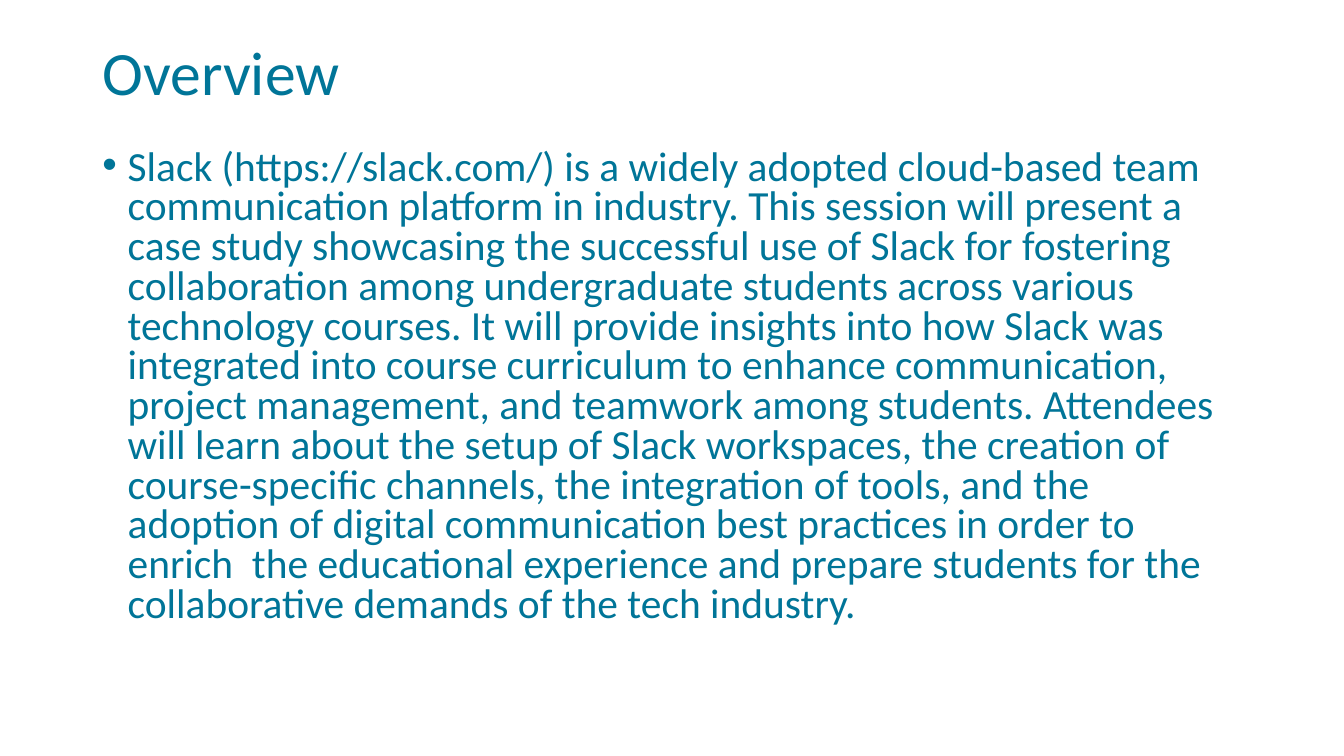
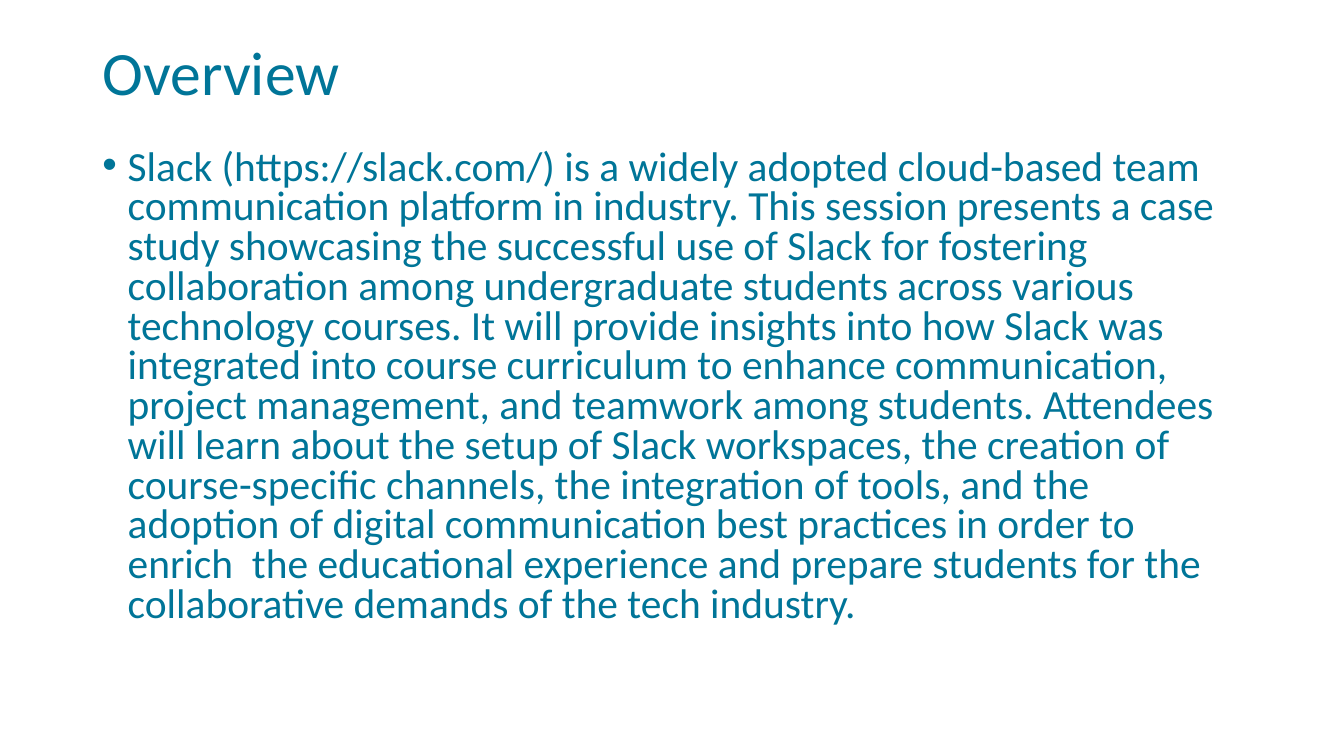
Before and after one commit to FSCJ-FacultyDev/HITEC2024, a slide deck: slide 2 of LeveragingSlackForStudentCollaboration.pptx. Drawn at 1344x756 pixels with LibreOffice and Linux fonts; fonts in the diff are those of the drawing; background and template pictures are left out. Boxes give left, top, right and bottom in pixels: in the first picture for what was removed or moved away, otherwise in the second. Text is boxed around its words. In the diff, an @@ line names an element or a change of style, - is before the commit and + after.

```diff
--- a/LeveragingSlackForStudentCollaboration.pptx
+++ b/LeveragingSlackForStudentCollaboration.pptx
@@ text at (128, 151, 1214, 625): text changed @@
-• Slack (https://slack.com/) is a widely adopted cloud-based team communication platform in industry. This session will present a case study showcasing the successful use of Slack for fostering collaboration among undergraduate students across various technology courses. It will provide insights into how Slack was integrated into course curriculum to enhance communication, project management, and teamwork among students. Attendees will learn about the setup of Slack workspaces, the creation of course-specific channels, the integration of tools, and the adoption of digital communication best practices in order to enrich the educational experience and prepare students for the collaborative demands of the tech industry.
+• Slack (https://slack.com/) is a widely adopted cloud-based team communication platform in industry. This session presents a case study showcasing the successful use of Slack for fostering collaboration among undergraduate students across various technology courses. It will provide insights into how Slack was integrated into course curriculum to enhance communication, project management, and teamwork among students. Attendees will learn about the setup of Slack workspaces, the creation of course-specific channels, the integration of tools, and the adoption of digital communication best practices in order to enrich the educational experience and prepare students for the collaborative demands of the tech industry.
```
Also in this commit, not shown: 5 slides added.
